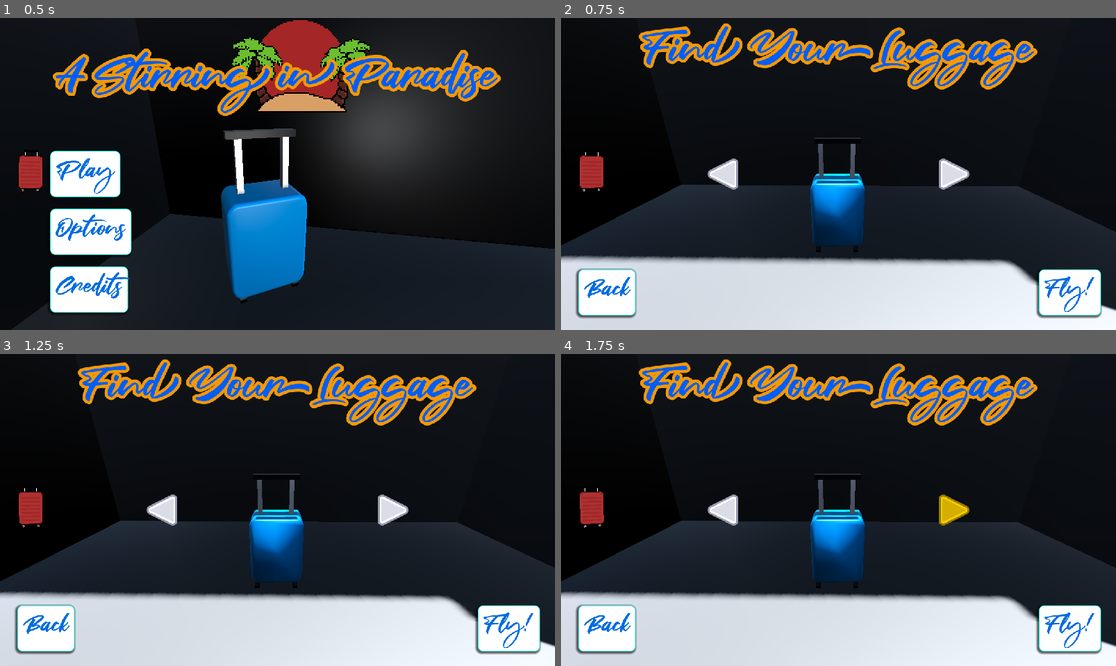
Above: before the commit, frames 1-4 (two rows, left to right).
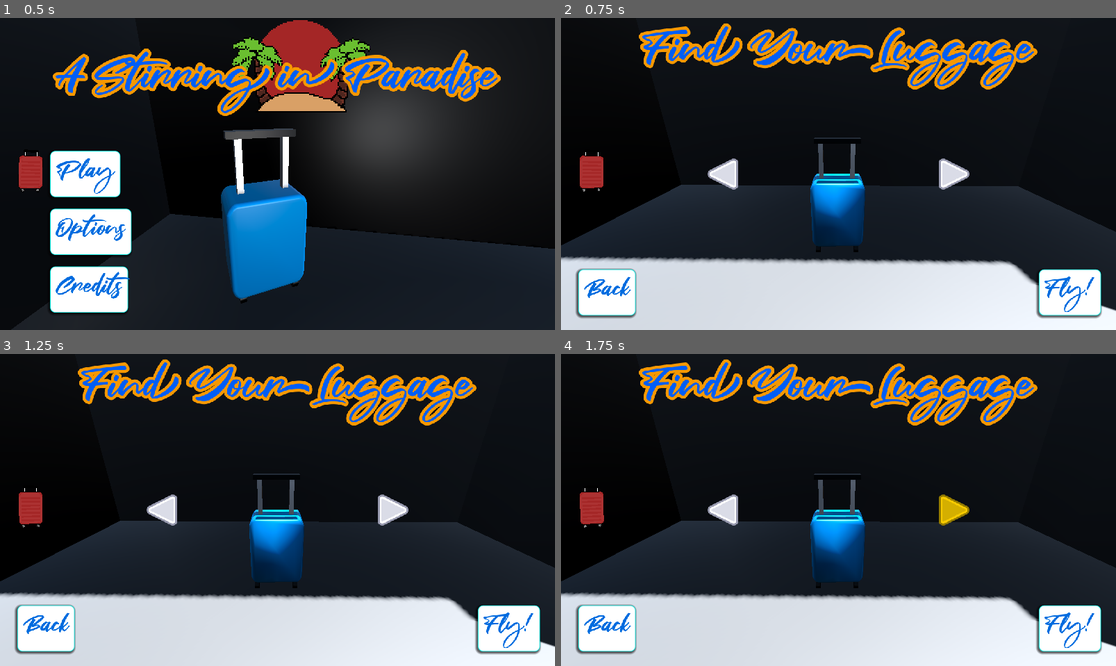
Above: after the commit, the same moments.

Repository: emilyallerdings/gwj81-expedition
Game: Godot game, scene res://Scenes/main_menu.tscn
Two runs of this game, one before a commit and one after it. Both use one fixed random seed, a clock stepped at 60 frames per second and the inputs below.
Inputs (mouse positions are in pixels of both pictures, inside the frame that each line leads up to):
- Up to frame 1 (0.5 s): no input
- Up to frame 2 (0.75 s): click "Play" at 0.5 s
- Up to frame 3 (1.25 s): no input
- Up to frame 4 (1.75 s): click (955, 510) at 1.25 s

Frame 1 is identical in both runs. In frame 2, 0.7% of the frame differs, in the area x 0-100%, y 50-94%; in frame 3, 0.7%; in frame 4, 0.7%.

Commit message:
Revert "fixes"
This reverts commit cc33c6011ec2346f5cc236d8acd59e56c3f992da.

Diff:
--- a/Scripts/pillars.gd
+++ b/Scripts/pillars.gd
@@ -3,6 +3,9 @@
 class_name MultiPillar
 
 
+# Called when the node enters the scene tree for the first time.
+func _ready():
+	remesh(50)
 
 func remesh(num):
 	multimesh.instance_count = num
--- a/project.godot
+++ b/project.godot
@@ -68,10 +68,6 @@
 textures/canvas_textures/default_texture_filter=0
 renderer/rendering_method="gl_compatibility"
 renderer/rendering_method.mobile="gl_compatibility"
-lights_and_shadows/directional_shadow/soft_shadow_filter_quality=4
-lights_and_shadows/directional_shadow/soft_shadow_filter_quality.mobile=2
-lights_and_shadows/positional_shadow/soft_shadow_filter_quality=4
-lights_and_shadows/positional_shadow/soft_shadow_filter_quality.mobile=2
 
 [shader_globals]
 
Not shown: 1 places in Assets/window.tres that only renumber resources
Not shown: 1 places in Materials/window_mat.tres that only renumber resources
Not shown: 1 places in Scenes/main.tscn that only renumber resources
